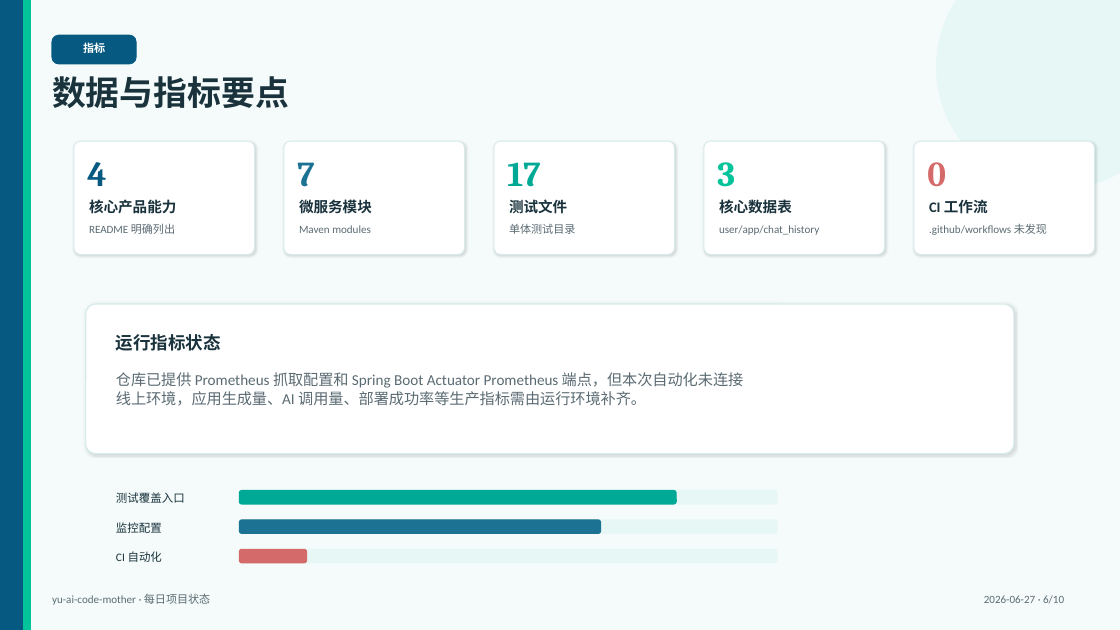
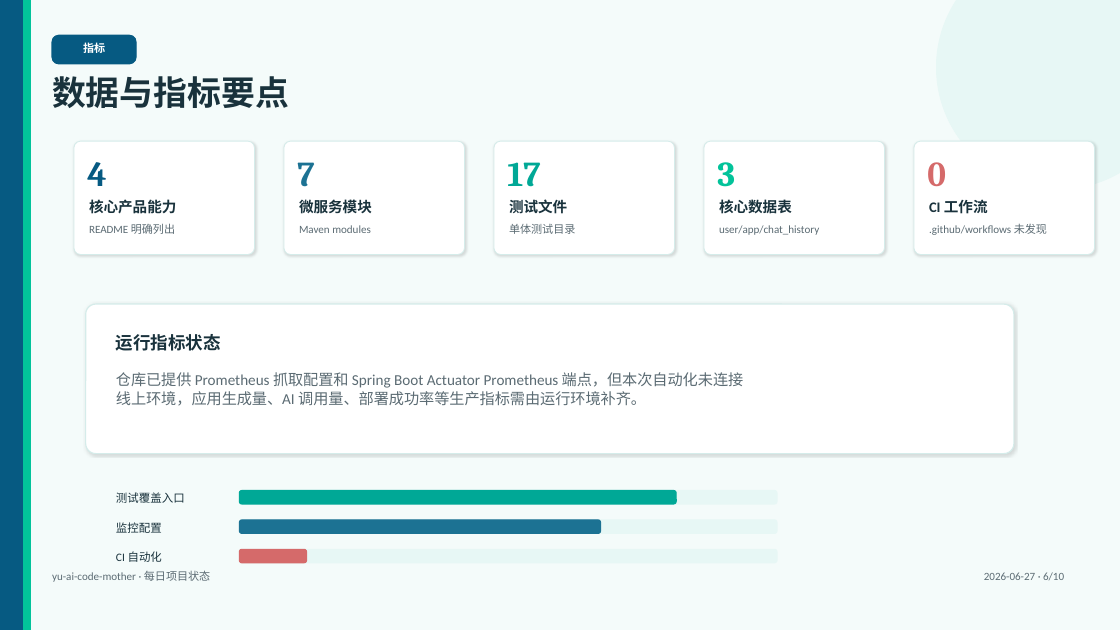
Before and after one commit to liyupi/yu-ai-code-mother, a slide deck: slide 6 of docs/reports/project-status-2026-06-27.pptx. Drawn at 1120x630 pixels with LibreOffice and Linux fonts; fonts in the diff are those of the drawing. Boxes give left, top, right and bottom in pixels: in the first picture for what was removed or moved away, otherwise in the second. Text is boxed around its words. In the diff, an @@ line names an element or a change of style, - is before the commit and + after.

```diff
--- a/docs/reports/project-status-2026-06-27.pptx
+++ b/docs/reports/project-status-2026-06-27.pptx
@@ text "yu-ai-code-mother · 每日项目状态": place and size @@
-text "yu-ai-code-mother · 每日项目状态" at bbox=[52, 593, 210, 605]
+text "yu-ai-code-mother · 每日项目状态" at bbox=[52, 570, 210, 582]
@@ text "2026-06-27 · 6/10": place and size @@
-text "2026-06-27 · 6/10" at bbox=[984, 595, 1064, 603]
+text "2026-06-27 · 6/10" at bbox=[984, 572, 1064, 580]
```
Also in this commit, not shown: 9 other slides changed.
